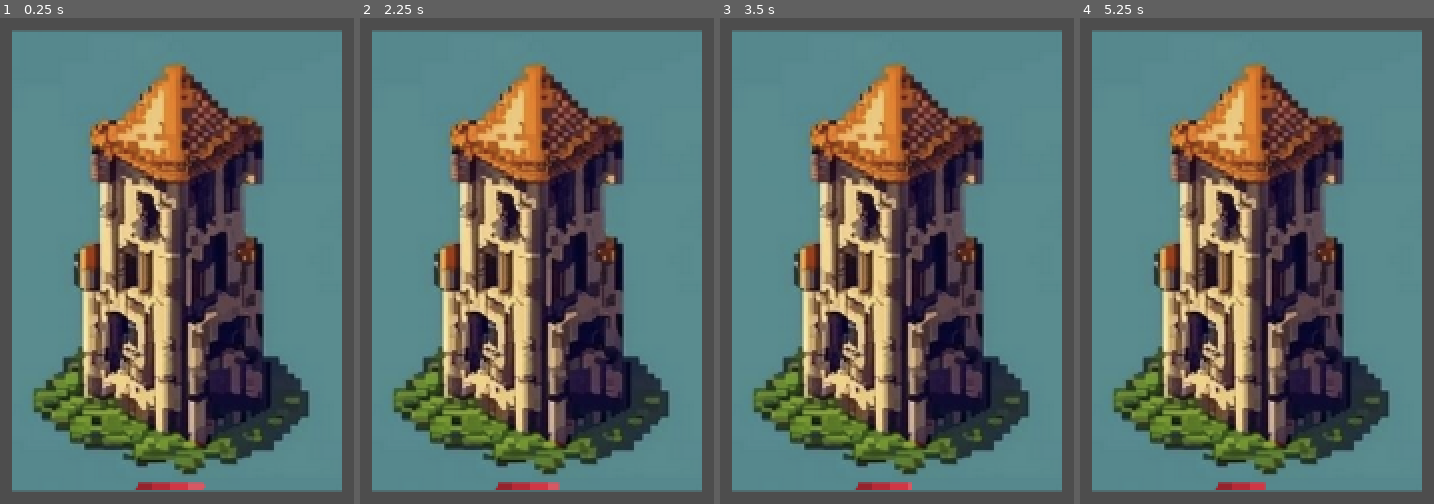
Above: before the commit, frames 1-4 (left to right).
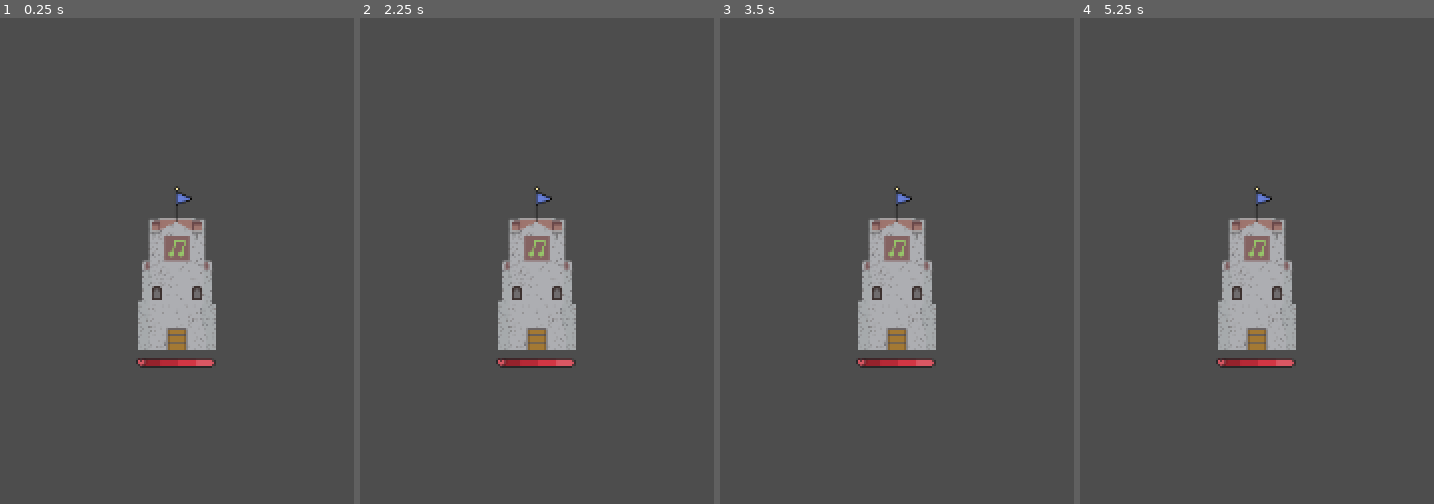
Above: after the commit, the same moments.

Repository: Rice-COMP-460-BB-Group/beatlaner-main
Game: Godot game, scene res://scenes/Main.tscn
The game is run twice, just before and just after one commit, with the same random seed, the same clock (stepped at 60 frames per second) and the same inputs.
Inputs (mouse positions are in pixels of both pictures, inside the frame that each line leads up to):
- Up to frame 1 (0.25 s): no input
- Up to frame 2 (2.25 s): tap Enter at 0.5, 2 s; move the mouse to (outside the picture) at 0.52 s; click (outside the picture) at 0.67 s; tap Space at 1.25 s; move the mouse to (outside the picture) at 1.27 s; click (outside the picture) at 1.42 s; move the mouse to (696, 61) at 2.02 s; click (696, 61) at 2.17 s
- Up to frame 3 (3.5 s): tap Space at 2.75 s; move the mouse to (815, 440) at 2.77 s; click (815, 440) at 2.92 s
- Up to frame 4 (5.25 s): tap Enter at 3.5 s; move the mouse to (outside the picture) at 3.52 s; click (outside the picture) at 3.67 s; tap Space at 4.25 s; move the mouse to (outside the picture) at 4.27 s; click (outside the picture) at 4.42 s; move the mouse to (1338, 261) at 5.02 s; click (1338, 261) at 5.17 s

The runs differ from the first frame. In frame 1, 85% of the frame differs, in the area x 3-97%, y 2-98%; in frame 2, 85%; in frame 3, 85%; in frame 4, 85%.

Commit message:
Push fixes to image mask in progress bar

Diff:
--- a/scenes/HealthBar.tscn
+++ b/scenes/HealthBar.tscn
@@ -1,10 +1,12 @@
 [gd_scene load_steps=4 format=3 uid="uid://bd5imx0piptlg"]
 
-[ext_resource type="Texture2D" uid="uid://bgik15hl8g52i" path="res://assets/no-healthbar.png" id="1_86vis"]
+[ext_resource type="Texture2D" uid="uid://4br11jqpfcag" path="res://assets/health-outline.png" id="1_a51qs"]
 [ext_resource type="Texture2D" uid="uid://bf63vlohnhtk4" path="res://assets/health-mask..png" id="2_60r2c"]
 [ext_resource type="Script" path="res://scripts/health_bar.gd" id="3_q1qwu"]
 
 [node name="HealthBar" type="TextureProgressBar"]
-texture_under = ExtResource("1_86vis")
-texture_over = ExtResource("2_60r2c")
+value = 100.0
+texture_under = ExtResource("1_a51qs")
+texture_progress = ExtResource("2_60r2c")
+texture_progress_offset = Vector2(5, 1)
 script = ExtResource("3_q1qwu")
--- a/scenes/Tower.tscn
+++ b/scenes/Tower.tscn
@@ -1,21 +1,19 @@
-[gd_scene load_steps=5 format=3 uid="uid://mw2fg7l8ag1c"]
+[gd_scene load_steps=4 format=3 uid="uid://mw2fg7l8ag1c"]
 
 [ext_resource type="Script" path="res://scripts/Tower.gd" id="1_15l20"]
-[ext_resource type="Texture2D" uid="uid://535w06j7l81f" path="res://assets/tower_placeholder.png" id="2_fg401"]
+[ext_resource type="Texture2D" uid="uid://c6vob683c35dk" path="res://assets/tower.png" id="2_qjxk3"]
 [ext_resource type="PackedScene" uid="uid://bd5imx0piptlg" path="res://scenes/HealthBar.tscn" id="3_cr38n"]
-[ext_resource type="Texture2D" uid="uid://bf63vlohnhtk4" path="res://assets/health-mask..png" id="4_xr5qe"]
 
 [node name="Tower" type="Node2D"]
 script = ExtResource("1_15l20")
 
 [node name="Sprite2D" type="Sprite2D" parent="."]
-texture = ExtResource("2_fg401")
+texture = ExtResource("2_qjxk3")
 
 [node name="HealthBar" parent="." instance=ExtResource("3_cr38n")]
-value = 50.0
-texture_under = null
-texture_over = null
-texture_progress = ExtResource("4_xr5qe")
-texture_progress_offset = Vector2(-30, 160)
+offset_left = -29.0
+offset_top = 70.0
+offset_right = 28.0
+offset_bottom = 77.0
 
 [connection signal="health_changed" from="." to="HealthBar" method="_on_tower_health_changed"]
--- a/scripts/Tower.gd
+++ b/scripts/Tower.gd
@@ -8,7 +8,7 @@
 	position = get_viewport_rect().size / 2
 	$Sprite2D.centered = true
 	current_health = max_health
-	emit_signal("health_changed", current_health, max_health)
+	health_changed.emit(current_health, max_health)
 
 func _input(event):
 	if event is InputEventMouseButton and event.button_index == MOUSE_BUTTON_LEFT and event.pressed:
@@ -18,5 +18,4 @@
 
 func take_damage(amount):
 	current_health = max(current_health - amount, 0)
-	print("tower hp:", current_health)
-	emit_signal("health_changed", current_health, max_health)
+	health_changed.emit(current_health, max_health)
Binary file added: assets/health-outline.png
Not shown, changed: assets/health-outline.png.import
Binary file removed: assets/no-healthbar.png
Binary file added: assets/tower.png
Not shown, changed: assets/tower.png.import
Binary file removed: assets/tower_placeholder.png
